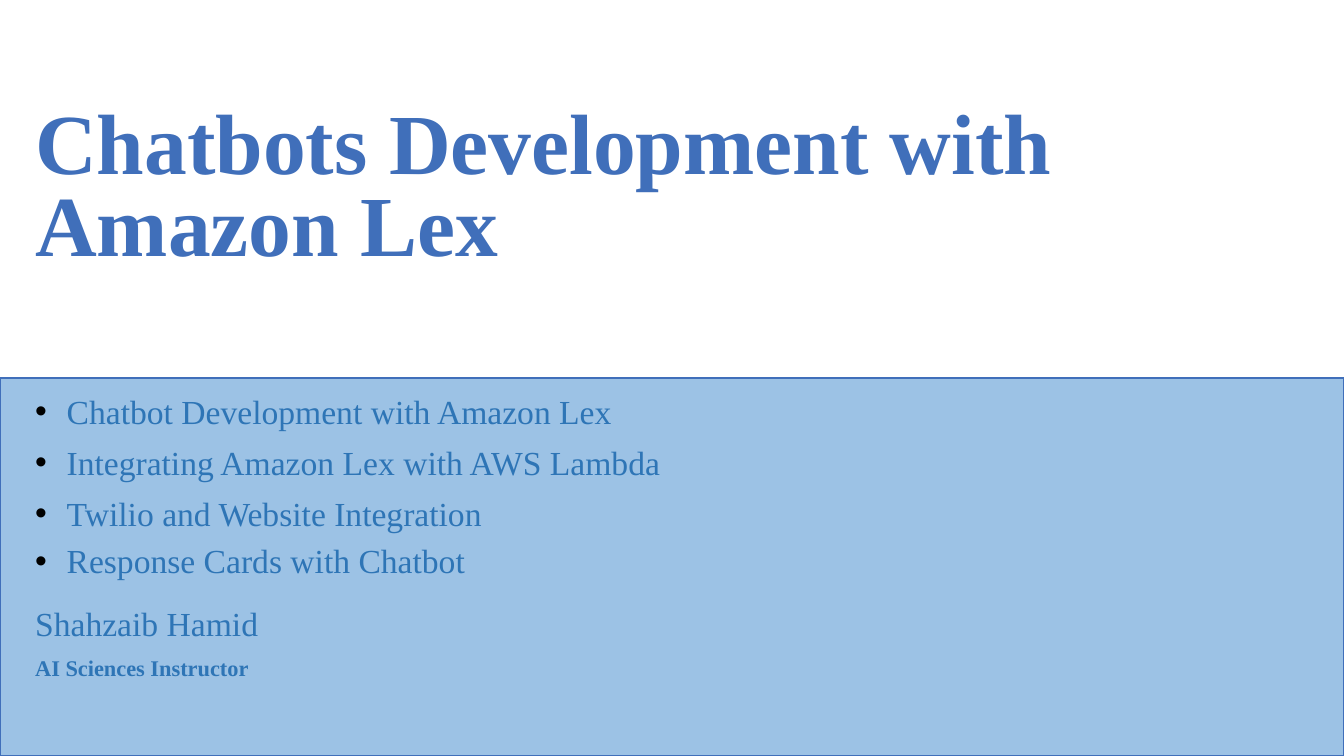
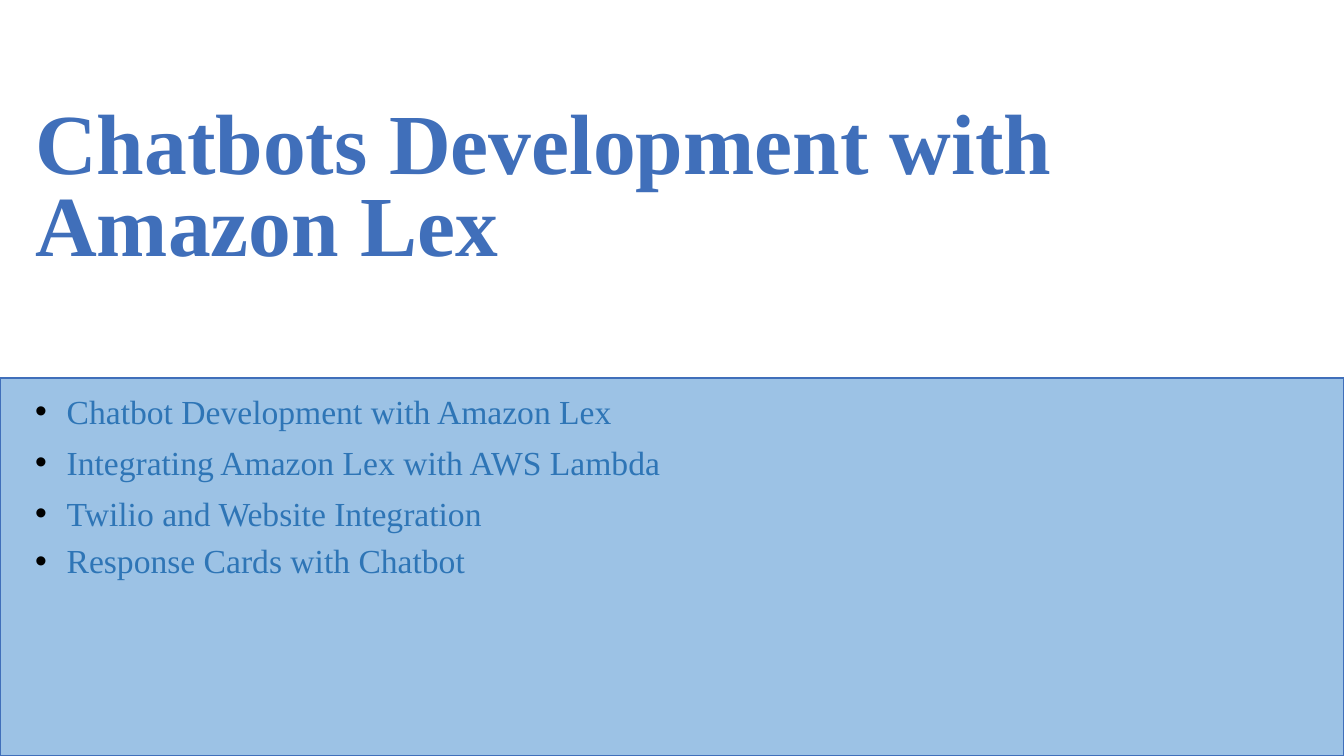
Before and after one commit to AleemRahil/big-data-with-pyspark-and-aws-main, a slide deck: slide 1 of big-data-with-pyspark-and-aws-main/Code/8-Chatbots Development with Amazon Lex/8-Chatbots Development with Amazon Lex/Development/Chatbot.pptx. Drawn at 1344x756 pixels with LibreOffice and Linux fonts; fonts in the diff are those of the drawing. Boxes give left, top, right and bottom in pixels: in the first picture for what was removed or moved away, otherwise in the second. Text is boxed around its words. In the diff, an @@ line names an element or a change of style, - is before the commit and + after.

```diff
--- a/big-data-with-pyspark-and-aws-main/Code/8-Chatbots Development with Amazon Lex/8-Chatbots Development with Amazon Lex/Development/Chatbot.pptx
+++ b/big-data-with-pyspark-and-aws-main/Code/8-Chatbots Development with Amazon Lex/8-Chatbots Development with Amazon Lex/Development/Chatbot.pptx
@@ text removed at (35,613,258,636) @@
-Shahzaib Hamid
@@ text removed at (35,660,248,676) @@
-AI Sciences Instructor
```
